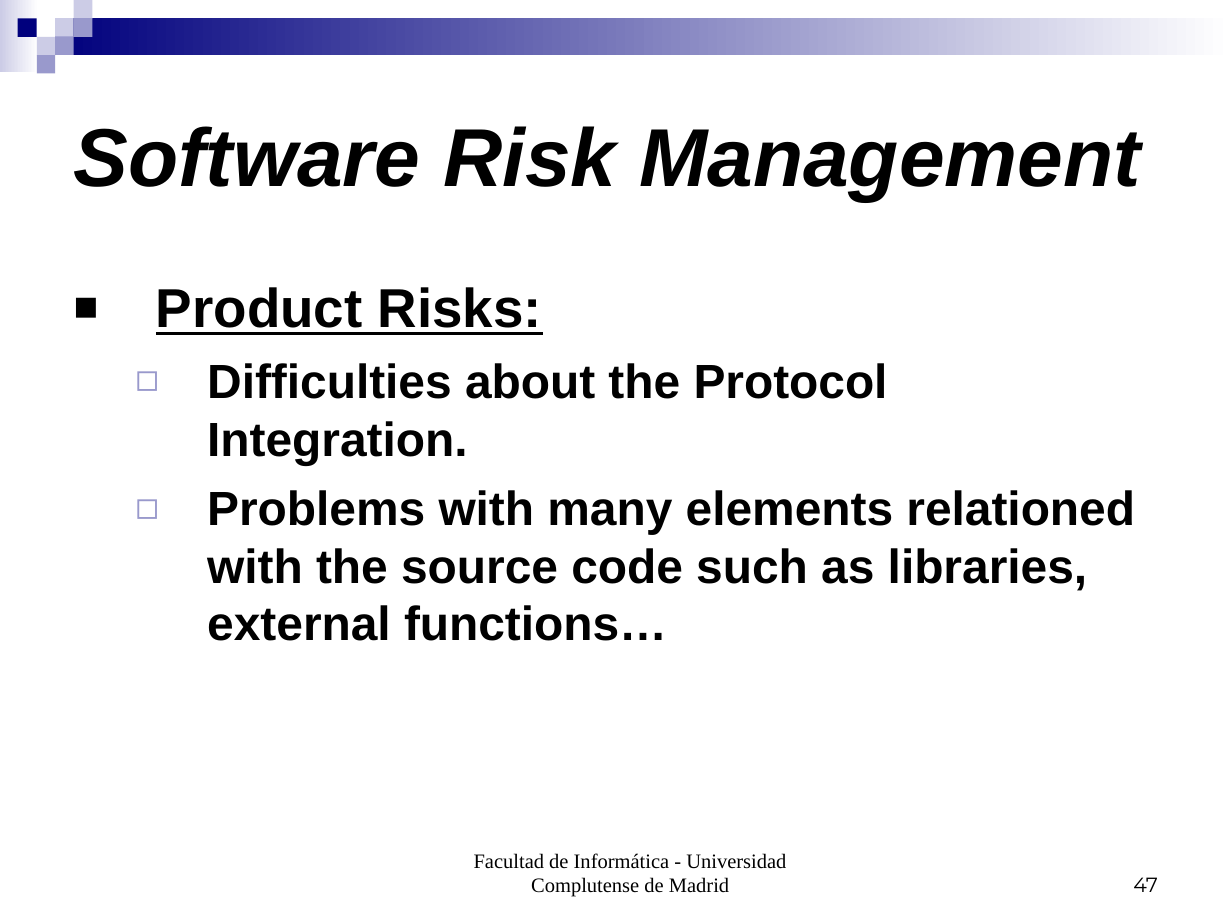
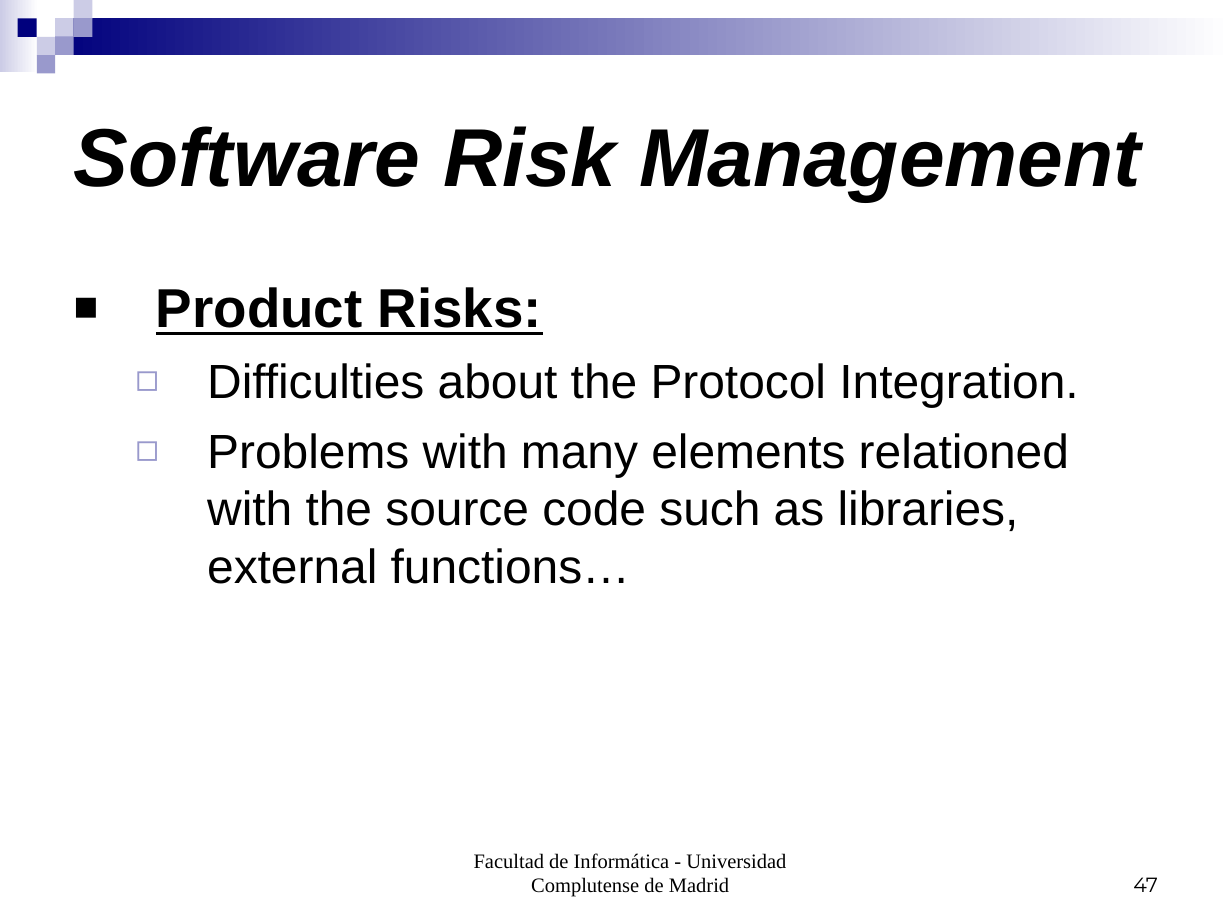
Before and after one commit to munsuri/egorilla, a slide deck: slide 47 of doc/PresentacionIS.ppt. Drawn at 1232x924 pixels with LibreOffice and Linux fonts; fonts in the diff are those of the drawing. Boxes give left, top, right and bottom in pixels: in the first picture for what was removed or moved away, otherwise in the second. Text is boxed around its words. In the diff, an @@ line names an element or a change of style, - is before the commit and + after.

```diff
--- a/doc/PresentacionIS.ppt
+++ b/doc/PresentacionIS.ppt
@@ text at (x1=207, y1=363, x2=1078, y2=584): bold off @@
```
Also in this commit, not shown: 1 other slide changed.
